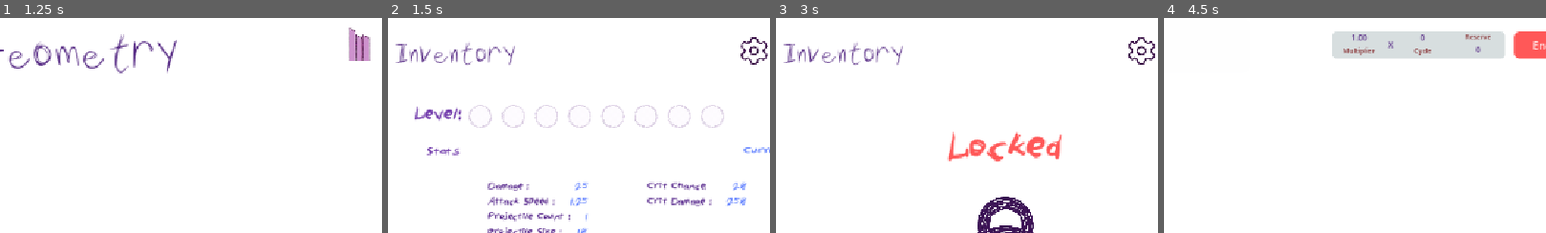
Above: before the commit, frames 1-4 (left to right).
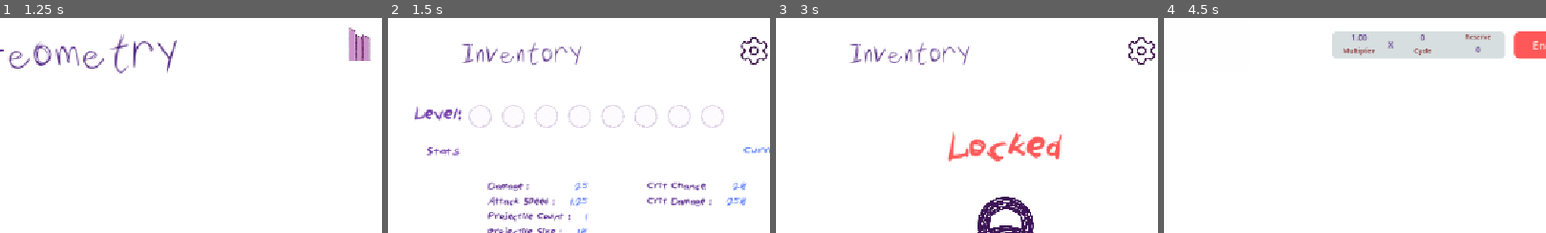
Above: after the commit, the same moments.

Repository: bharadwajaaniseti/lumina-geometry
Game: Godot game, scene res://scenes/menu/Menu.tscn
The game is run twice, just before and just after one commit, with the same random seed, the same clock (stepped at 60 frames per second) and the same inputs.
Inputs (mouse positions are % of the whole screen's width and height, from its top left):
- Up to frame 1 (1.25 s): click (90, 7) at 0.5 s
- Up to frame 2 (1.5 s): click "Inventory" at 1.25 s
- Up to frame 3 (3 s): click (8, 35) at 2 s; click (22, 35) at 2.75 s
- Up to frame 4 (4.5 s): click (35, 35) at 3.5 s; click "Phase 1" at 4.25 s
The pictures show only the part of the screen within x 43-93%, y 0-50%; the shares and areas given below are measured in that part.

Frame 1 is identical in both runs. In frame 2, 1.5% of the frame differs, in the area x 2-51%, y 11-23%; in frame 3, 1.5%; in frame 4, nothing differs.

Commit message:
Updated the Level dislay in Inventory UI when clicked on a particular unlocked shape.

Diff:
--- a/scenes/main/Inventory.tscn
+++ b/scenes/main/Inventory.tscn
@@ -74,14 +74,14 @@
 size_flags_stretch_ratio = 0.0
 
 [node name="EnergyLabel" type="Label" parent="SafeMargin/MainVBox/TopBar2" unique_id=1195040578]
+custom_minimum_size = Vector2(350, 0)
 layout_mode = 2
 size_flags_horizontal = 4
 mouse_filter = 0
 theme_override_colors/font_color = Color(0.34509805, 0.47843137, 1, 1)
 theme_override_fonts/font = ExtResource("20_tjt2g")
 theme_override_font_sizes/font_size = 35
-text = "Energy: 985"
-horizontal_alignment = 1
+text = "Energy: 9855"
 vertical_alignment = 1
 
 [node name="LeftSpacer" type="Control" parent="SafeMargin/MainVBox/TopBar2" unique_id=718091098]
--- a/scripts/main/inventory.gd
+++ b/scripts/main/inventory.gd
@@ -197,7 +197,7 @@
 	locked_panel.visible = false
 
 	level_label.text = "Level:"
-	_update_level_boxes(0)
+	_update_level_boxes(def, 0)
 	currency_label.text = "Currency: 0"
 
 	damage_value.text = _fmt_number(def.damage)
@@ -246,15 +246,28 @@
 	locked_title.text = "Locked"
 	locked_info.text = "This shape is still locked."
 	locked_phase_button_label.text = "Phase 1"
-
-
-func _update_level_boxes(level: int) -> void:
+	_update_level_boxes(null, 0)
+
+
+func _update_level_boxes(def: InventoryShapeDef, level: int) -> void:
+	var tex: Texture2D = null
+
+	if def != null:
+		tex = def.icon_texture
+
 	for i in range(_level_boxes.size()):
 		var box: TextureRect = _level_boxes[i]
 		if box == null:
 			continue
+
+		box.texture = tex
+
+		# Optional fallback if texture is missing
+		if box.texture == null:
+			box.texture = locked_icon
+
+		# Highlight based on current level
 		box.modulate = Color(1, 1, 1, 1) if i < level else Color(1, 1, 1, 0.22)
-
 
 func _on_slot_button_pressed(index: int) -> void:
 	if index < 0 or index >= inventory_db.size():
